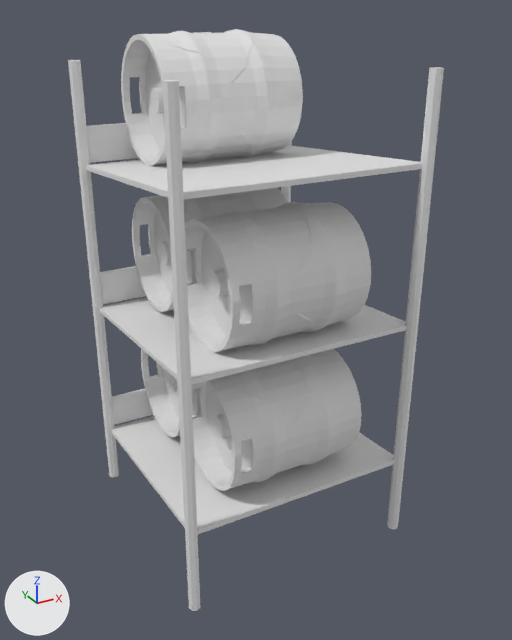
Two versions of the FBX model models/pumpkin-draft/PumpkinRack.fbx, one commit apart.
Camera for both pictures: a camera (50 mm lens) standing at (-1.32, -2.5, 2.19) and looking at (0.03, -0.05, 0.97). Every picture has the same lights, and +X, +Y and +Z are marked at lower left.

The first picture shows 'faces', 'kegrack', 'kegs'.
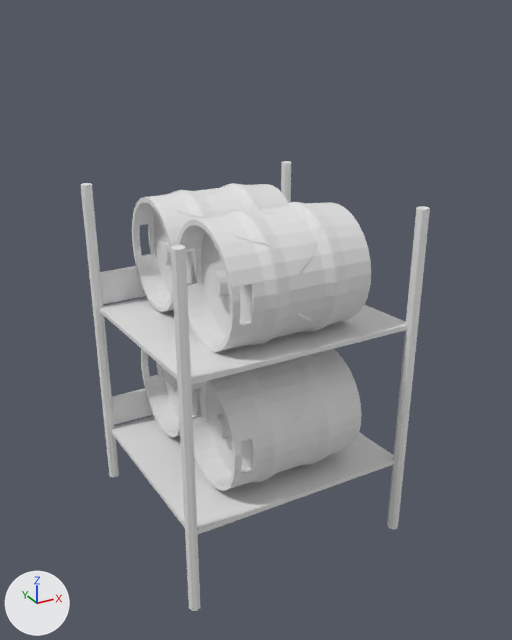
Pixel boxes [x1, y1, x2, y2] of what changed, in the pictures (512 x 640 px):
'kegs', reshaped (33% shorter): before [121, 30, 371, 491]; after [132, 184, 371, 491]
'kegrack', reshaped (7% narrower, 18% shorter): before [68, 60, 444, 611]; after [80, 161, 430, 611]
part 2 of me_kegs, deleted: before [121, 30, 303, 166]

The change, as a list of edits to the scene's bpy script:
```text
Change me_kegrack:
    used by ob_kegrack; location = (0.0, 0.0, 0.0)
    remove me_kegrack.from_pydata(...)  # 172 vertices, 376 faces; spans x -0.52..0.52, y -0.52..0.52, z 0.0..2.0
    add me_kegrack.from_pydata(...)  # 136 vertices, 288 faces; spans x -0.52..0.52, y -0.52..0.52, z 0.0..1.5
    me_kegrack part 1
    66 vertices are removed from x -0.52..0.52, y -0.52..0.52, z 1.56..2.0
    188 faces are deleted
    2 vertices move from x -0.5..0.48, y 0.47..0.52, z 1.56..1.59 to x -0.5..0.48, y 0.47..0.52, z 1.5
    12 vertices are added at x -0.5..0.5, y -0.5..0.52, z 1.5
    18 new vertices lie (0.0, 0.0, 1.5) away from vertices in x -0.52..0.52, y -0.52..0.52, z 0.0
    100 new faces join them
Change me_kegs:
    where me_kegs.from_pydata(...)  # 2160 vertices, 4340 faces; spans x -0.3..0.3, y -0.49..0.55, z 0.31..2.11
    used by ob_kegs; location = (0.0, 0.0, 0.0)
    me_kegs part 2: the loose piece of 432 vertices spanning x -0.3..0.3, y 0.03..0.55, z 1.59..2.11 is deleted
```
